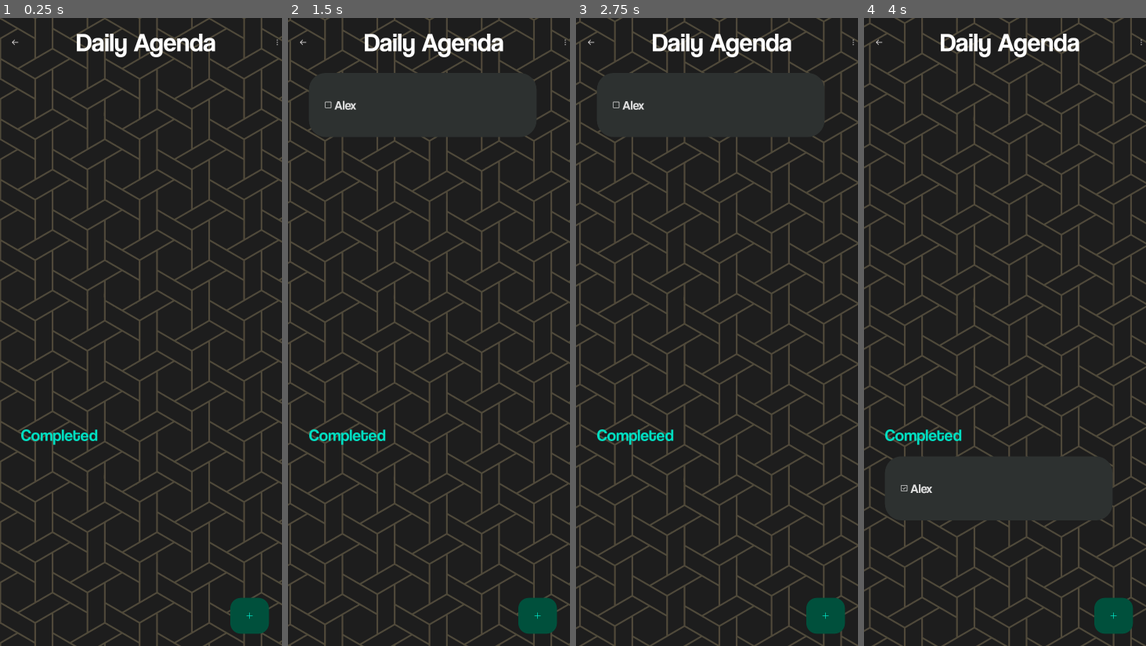
Above: before the commit, frames 1-4 (left to right).
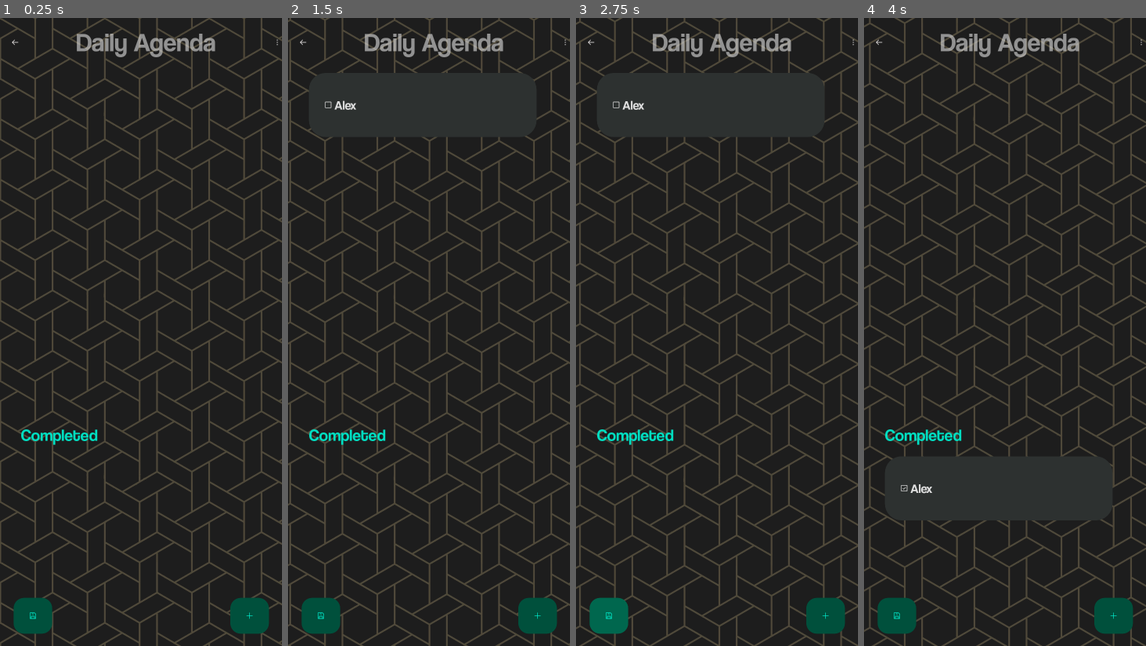
Above: after the commit, the same moments.

Repository: ArtinTheCoder/note_tracker
Game: Godot game, scene res://scenes/tracker.tscn
Two runs of this game, one before a commit and one after it. Both use one fixed random seed, a clock stepped at 60 frames per second and the inputs below.
Inputs (mouse positions are in pixels of both pictures, inside the frame that each line leads up to):
- Up to frame 1 (0.25 s): no input
- Up to frame 2 (1.5 s): click (538, 614) at 0.5 s; click (434, 105) at 1.27 s; type "Alex" at 1.35 s
- Up to frame 3 (2.75 s): click (609, 614) at 2.02 s
- Up to frame 4 (4 s): click (1140, 43) at 2.75 s; click (903, 105) at 3.5 s

The runs differ from the first frame. In frame 1, 1.5% of the frame differs, in the area x 4-77%, y 2-99%; in frame 2, 1.5%; in frame 3, 1.5%; in frame 4, 1.5%.

Commit message:
working on making a save system

Diff:
--- /dev/null
+++ b/assets/tracker/floppy-disk.svg
@@ -0,0 +1 @@
+<svg xmlns="http://www.w3.org/2000/svg" width="32" height="32" fill="#fffafa" viewBox="0 0 256 256"><path d="M219.31,72,184,36.69A15.86,15.86,0,0,0,172.69,32H48A16,16,0,0,0,32,48V208a16,16,0,0,0,16,16H208a16,16,0,0,0,16-16V83.31A15.86,15.86,0,0,0,219.31,72ZM168,208H88V152h80Zm40,0H184V152a16,16,0,0,0-16-16H88a16,16,0,0,0-16,16v56H48V48H172.69L208,83.31ZM160,72a8,8,0,0,1-8,8H96a8,8,0,0,1,0-16h56A8,8,0,0,1,160,72Z"></path></svg>
--- a/scenes/tracker.tscn
+++ b/scenes/tracker.tscn
@@ -1,12 +1,13 @@
-[gd_scene load_steps=15 format=3 uid="uid://clpd4aclajqmd"]
+[gd_scene load_steps=17 format=3 uid="uid://clpd4aclajqmd"]
 
-[ext_resource type="Script" uid="uid://cbv3p47bngfgp" path="res://scripts/tracker.gd" id="1_2oy2a"]
+[ext_resource type="Script" uid="uid://bfysu58gl7fy2" path="res://scripts/tracker.gd" id="1_2oy2a"]
 [ext_resource type="FontFile" uid="uid://q0n4smkjtegn" path="res://assets/fonts/Coolvetica Rg.otf" id="1_bfym8"]
-[ext_resource type="Texture2D" uid="uid://b7kvraox1a72a" path="res://assets/tracker/arrow-left.svg" id="1_ocy8l"]
-[ext_resource type="Texture2D" uid="uid://ciumnb85v66mc" path="res://assets/home_bg.png" id="2_2o4v1"]
-[ext_resource type="Shader" uid="uid://4uk3iwjpoolw" path="res://shaders/bg.gdshader" id="2_rep8v"]
-[ext_resource type="Texture2D" uid="uid://ribmmpthspxj" path="res://assets/tracker/dots-three-vertical-bold.svg" id="3_dcoxp"]
-[ext_resource type="Texture2D" uid="uid://col7mg5ly0af8" path="res://assets/tracker/plus.svg" id="5_2oy2a"]
+[ext_resource type="Texture2D" uid="uid://c6l034rb2hklb" path="res://assets/tracker/arrow-left.svg" id="1_ocy8l"]
+[ext_resource type="Texture2D" uid="uid://dd0lmhan56a3b" path="res://assets/home_bg.png" id="2_2o4v1"]
+[ext_resource type="Shader" uid="uid://dpf35ae6e6l4a" path="res://shaders/bg.gdshader" id="2_rep8v"]
+[ext_resource type="Texture2D" uid="uid://d0iu4ydwukadr" path="res://assets/tracker/dots-three-vertical-bold.svg" id="3_dcoxp"]
+[ext_resource type="Texture2D" uid="uid://cmrjk4lchpxbm" path="res://assets/tracker/plus.svg" id="5_2oy2a"]
+[ext_resource type="Texture2D" uid="uid://cgpip054k873x" path="res://assets/tracker/floppy-disk.svg" id="8_rep8v"]
 
 [sub_resource type="ShaderMaterial" id="ShaderMaterial_i26kx"]
 shader = ExtResource("2_rep8v")
@@ -40,6 +41,8 @@
 corner_radius_top_right = 40
 corner_radius_bottom_right = 40
 corner_radius_bottom_left = 40
+
+[sub_resource type="StyleBoxEmpty" id="StyleBoxEmpty_i26kx"]
 
 [node name="Tracker" type="Control"]
 layout_mode = 3
@@ -85,15 +88,17 @@
 size_flags_vertical = 4
 texture_normal = ExtResource("1_ocy8l")
 
-[node name="TitleText" type="RichTextLabel" parent="Title"]
+[node name="TitleText" type="LineEdit" parent="Title"]
 layout_mode = 2
 size_flags_horizontal = 3
-theme_override_fonts/normal_font = ExtResource("1_bfym8")
-theme_override_font_sizes/normal_font_size = 100
+size_flags_vertical = 0
+theme_override_fonts/font = ExtResource("1_bfym8")
+theme_override_font_sizes/font_size = 100
 theme_override_styles/focus = SubResource("StyleBoxEmpty_2oy2a")
 theme_override_styles/normal = SubResource("StyleBoxEmpty_k524b")
-text = "Daily Agenda"
-horizontal_alignment = 1
+placeholder_text = "Daily Agenda"
+alignment = 1
+expand_to_text_length = true
 
 [node name="3-dots" type="TextureButton" parent="Title"]
 layout_mode = 2
@@ -151,16 +156,14 @@
 layout_mode = 2
 theme_override_constants/separation = 275
 
-[node name="CanvasLayer" type="CanvasLayer" parent="."]
+[node name="AddButtonCanvasLayer" type="CanvasLayer" parent="."]
 
-[node name="AddTask" type="Button" parent="CanvasLayer"]
+[node name="AddTask" type="Button" parent="AddButtonCanvasLayer"]
 modulate = Color(0, 0.996078, 0.866667, 1)
 offset_left = 882.0
 offset_top = 2216.0
 offset_right = 1030.0
 offset_bottom = 2353.0
-grow_horizontal = 0
-grow_vertical = 0
 size_flags_horizontal = 3
 theme_override_styles/focus = SubResource("StyleBoxEmpty_rep8v")
 theme_override_styles/hover_pressed_mirrored = SubResource("StyleBoxFlat_2oy2a")
@@ -171,4 +174,25 @@
 icon = ExtResource("5_2oy2a")
 icon_alignment = 1
 
-[connection signal="pressed" from="CanvasLayer/AddTask" to="." method="_on_add_task_pressed"]
+[node name="CanvasLayer" type="CanvasLayer" parent="."]
+
+[node name="SaveButton" type="Button" parent="CanvasLayer"]
+modulate = Color(0, 0.996078, 0.866667, 1)
+anchors_preset = 2
+anchor_top = 1.0
+anchor_bottom = 1.0
+offset_left = 52.0
+offset_top = -184.0
+offset_right = 200.0
+offset_bottom = -47.0
+grow_vertical = 0
+theme_override_styles/focus = SubResource("StyleBoxEmpty_i26kx")
+theme_override_styles/hover_pressed_mirrored = SubResource("StyleBoxFlat_2oy2a")
+theme_override_styles/hover_pressed = SubResource("StyleBoxFlat_2oy2a")
+theme_override_styles/hover = SubResource("StyleBoxFlat_k524b")
+theme_override_styles/pressed = SubResource("StyleBoxFlat_2oy2a")
+theme_override_styles/normal = SubResource("StyleBoxFlat_2oy2a")
+icon = ExtResource("8_rep8v")
+icon_alignment = 1
+
+[connection signal="pressed" from="AddButtonCanvasLayer/AddTask" to="." method="_on_add_task_pressed"]
